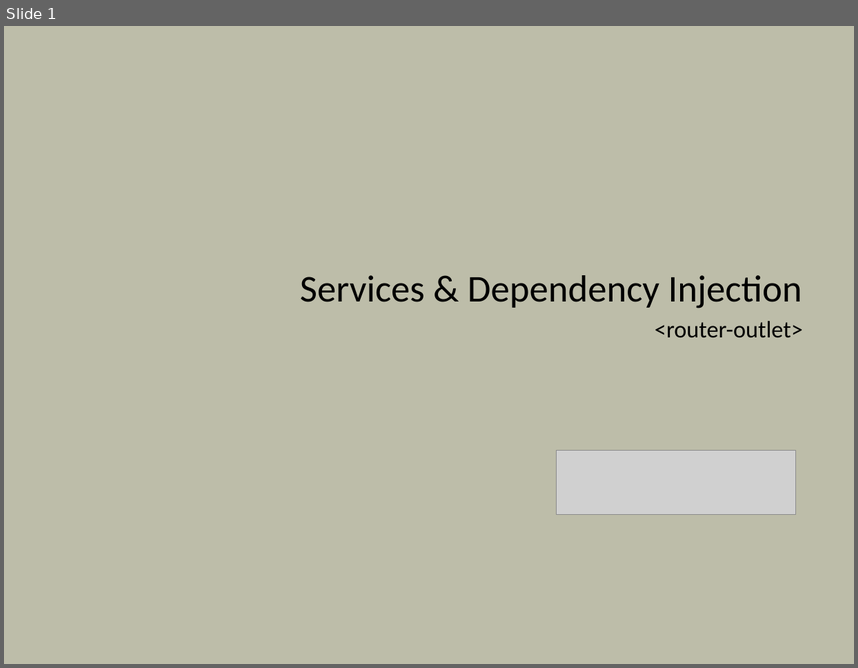
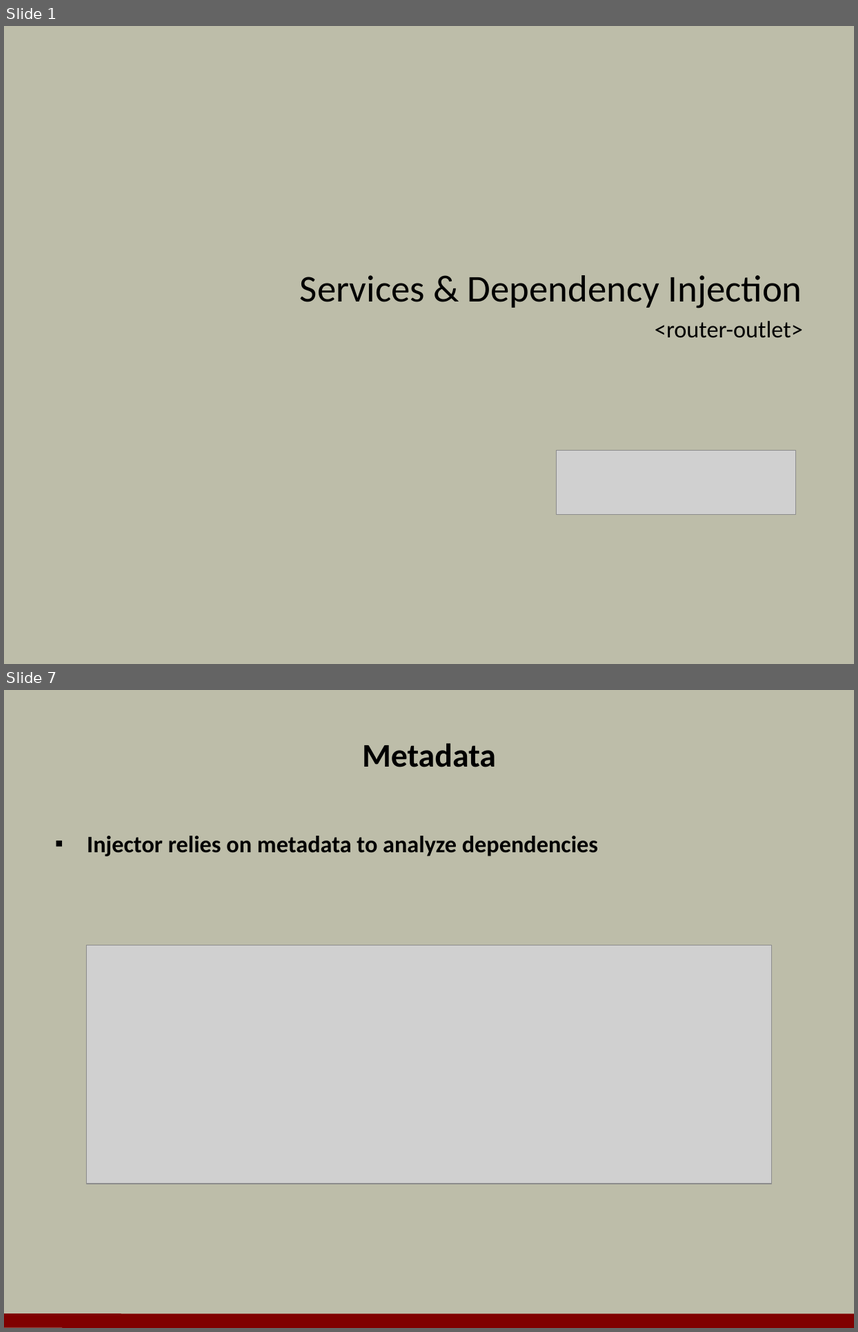
Before and after one commit to OdeToCode/classes, a slide deck: angular2/slides/04_Services_DI.pptx. Shown one above the other, each under a label of ours: slide 1 before the commit, slides 1 and 7 after it; the slides between them are not shown. The pictures are 858x668 and 858x1332 pixels, drawn with LibreOffice and Linux fonts; fonts in the diff are those of the drawing; grey boxes stand for pictures; background and template pictures are left out. Boxes give left, top, right and bottom in pixels: in the first picture for what was removed or moved away, otherwise in the second. Text is boxed around its words. In the diff, an @@ line names an element or a change of style, - is before the commit and + after.

```diff
--- a/angular2/slides/04_Services_DI.pptx
+++ b/angular2/slides/04_Services_DI.pptx
@@ slide 7 added at (4,690,854,1328), background #BDBDA9 @@
@@ title added at (362,743,496,767), 28 pt, text #000000, bold @@
+Metadata
@@ text added at (87,836,598,856), 20 pt, text #000000, bold @@
+▪ Injector relies on metadata to analyze dependencies
@@ picture added at (87,945,771,1183) @@
@@ line added from (4, 1320) to (854, 1321), #800000 12 pt @@
```
Also in this commit, not shown: 16 other slides added, 1 other file.
